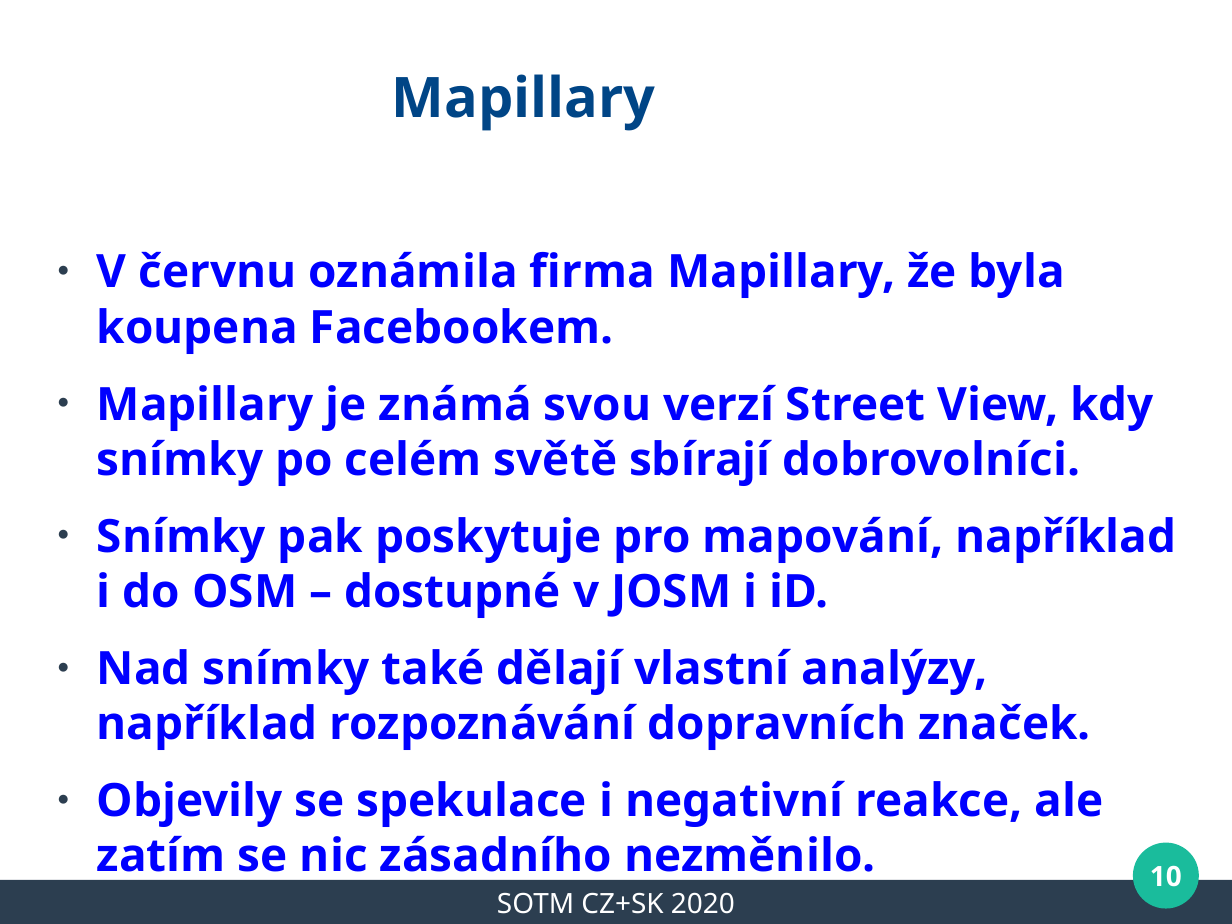
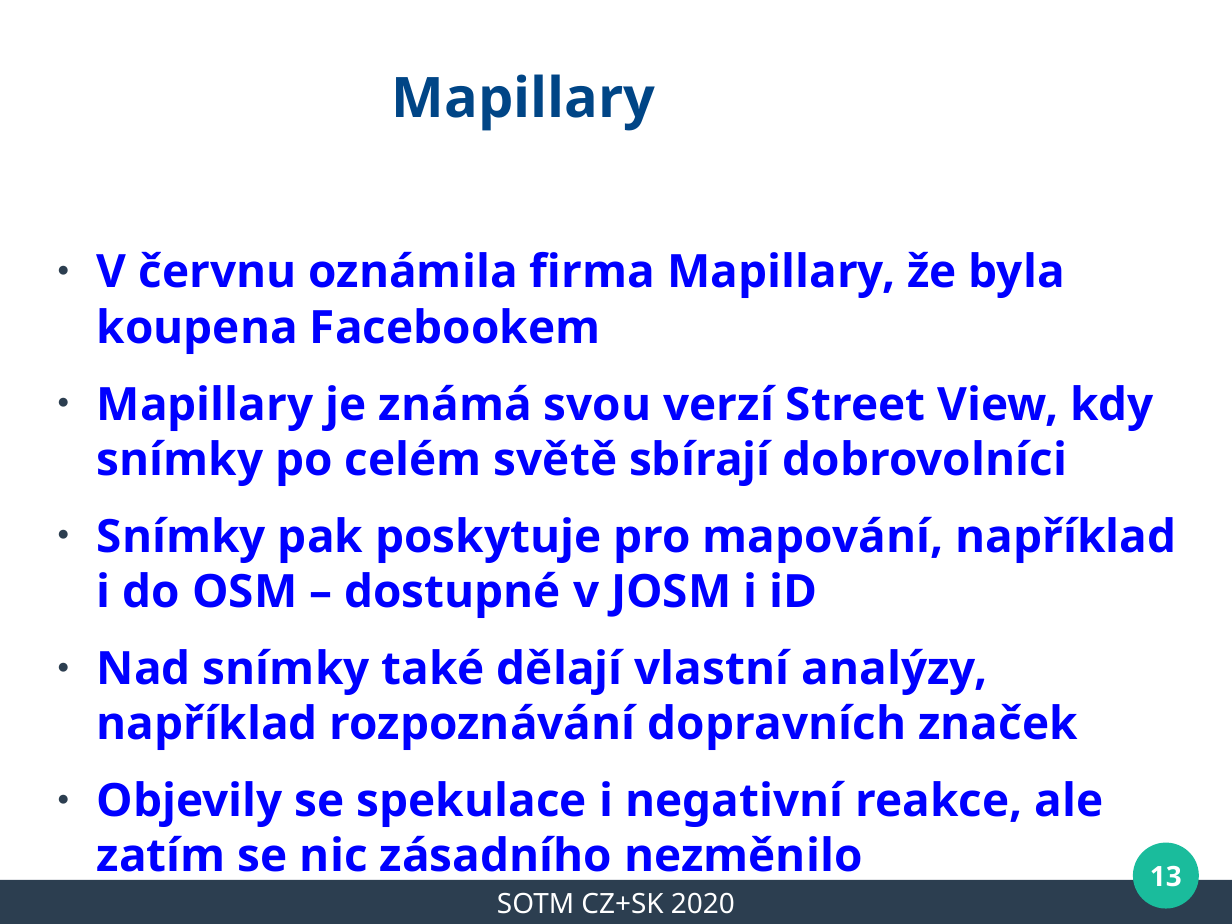
Before and after one commit to mkyral/osm, a slide deck: slide 13 of prezentace/SOTM_CZ_2020/mkyral_WeeklyOSM_2020.odp (slide 10 before the commit). Drawn at 1232x924 pixels with LibreOffice and Linux fonts; fonts in the diff are those of the drawing; background and template pictures are left out. Boxes give left, top, right and bottom in pixels: in the first picture for what was removed or moved away, otherwise in the second. Text is boxed around its words. In the diff, an @@ line names an element or a change of style, - is before the commit and + after.

```diff
--- a/prezentace/SOTM_CZ_2020/mkyral_WeeklyOSM_2020.odp
+++ b/prezentace/SOTM_CZ_2020/mkyral_WeeklyOSM_2020.odp
@@ text at (x1=97, y1=251, x2=1176, y2=884): text changed @@
-● V červnu oznámila firma Mapillary, že byla koupena Facebookem.
-● Mapillary je známá svou verzí Street View, kdy snímky po celém světě sbírají dobrovolníci.
-● Snímky pak poskytuje pro mapování, například i do OSM – dostupné v JOSM i iD.
-● Nad snímky také dělají vlastní analýzy, například rozpoznávání dopravních značek.
-● Objevily se spekulace i negativní reakce, ale zatím se nic zásadního nezměnilo.
+● V červnu oznámila firma Mapillary, že byla koupena Facebookem
+● Mapillary je známá svou verzí Street View, kdy snímky po celém světě sbírají dobrovolníci
+● Snímky pak poskytuje pro mapování, například i do OSM – dostupné v JOSM i iD
+● Nad snímky také dělají vlastní analýzy, například rozpoznávání dopravních značek
+● Objevily se spekulace i negativní reakce, ale zatím se nic zásadního nezměnilo
@@ page number at (x1=1150, y1=865, x2=1182, y2=887): text changed @@
-10
+13
```
Also in this commit, not shown: 7 other slides changed, 3 slides added, 1 slide removed.
